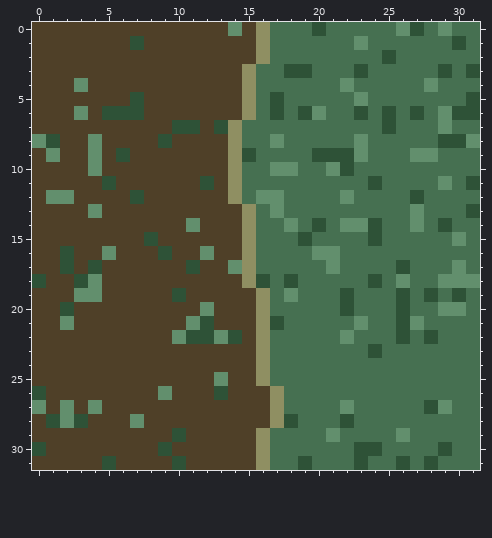
Two versions of one pixel-art sprite, sinkdungeon_resource/Texture/dungeon/coast006.png. That is the earlier state.
The file is 32x32 pixels.
After:
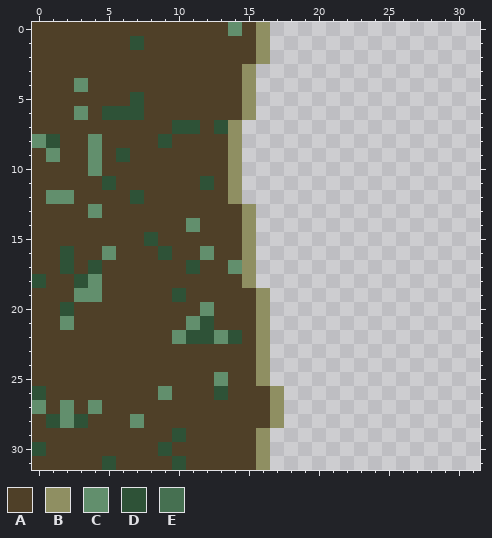
Palette (. is transparent): A #4f4028  B #8f8f62  C #628f6d  D #2e5237  E #467051
Diff:
y 0: x 17..31 EEEDEEEEECDECEE -> ...............
y 1: x 17..31 EEEEEECEEEEEEDE -> ...............
y 2: x 17..31 EEEEEEEEDEEEEEE -> ...............
y 3: x 16..31 EEDDEEEDEEEEEDED -> ................
y 4: x 16..31 EEEEEECEEEEECEEE -> ................
y 5: x 16..31 EDEEEEECEEEEEEED -> ................
y 6: x 16..31 EDEDCEEDEDEDECDD -> ................
y 7: x 15..31 EEEEEEEEEEDEEECEE -> .................
y 8: x 15..31 EECEEEEECEEEEEDDC -> .................
y 9: x 15..31 DEEEEDDDCEEECCEEE -> .................
y 10: x 15..31 EECCEECDEEEEEEEEE -> .................
y 11: x 15..31 EEEEEEEEEDEEEECED -> .................
y 12: x 15..31 ECCEEEECEEEEDEEEE -> .................
y 13: x 16..31 ECEEEEEEEEECEEED -> ................
y 14: x 16..31 EECEDECCDEECEDEE -> ................
y 15: x 16..31 EEEDEEEEDEEEEECE -> ................
y 16: x 16..31 EEEECCEEEEEEEEEE -> ................
y 17: x 16..31 EEEEECEEEEDEEECE -> ................
y 18: x 16..31 DEDEEEEEDECEECCC -> ................
y 19: x 17..31 ECEEEDEEEDEDEDE -> ...............
y 20: x 17..31 EEEEEDEEEDEECCE -> ...............
y 21: x 17..31 DEEEEECEEDCEEEE -> ...............
y 22: x 17..31 EEEEECEEEDEDEEE -> ...............
y 23: x 17..31 EEEEEEEDEEEEEEE -> ...............
y 24..25: x 17..31 EEEEEEEEEEEEEEE -> ...............
y 26: x 18..31 EEEEEEEEEEEEEE -> ..............
y 27: x 18..31 EEEECEEEEEDCEE -> ..............
y 28: x 18..31 DEEEDEEEEEEEEE -> ..............
y 29: x 17..31 EEEECEEEECEEEEE -> ...............
y 30: x 17..31 EEEEEEDDEEEEDEE -> ...............
y 31: x 17..31 EEDEEEDEEDEDEEE -> ...............
Changed places in both pictures, as pixel boxes (x1, y1, x2, y2):
erased: (242, 22, 480, 470)
